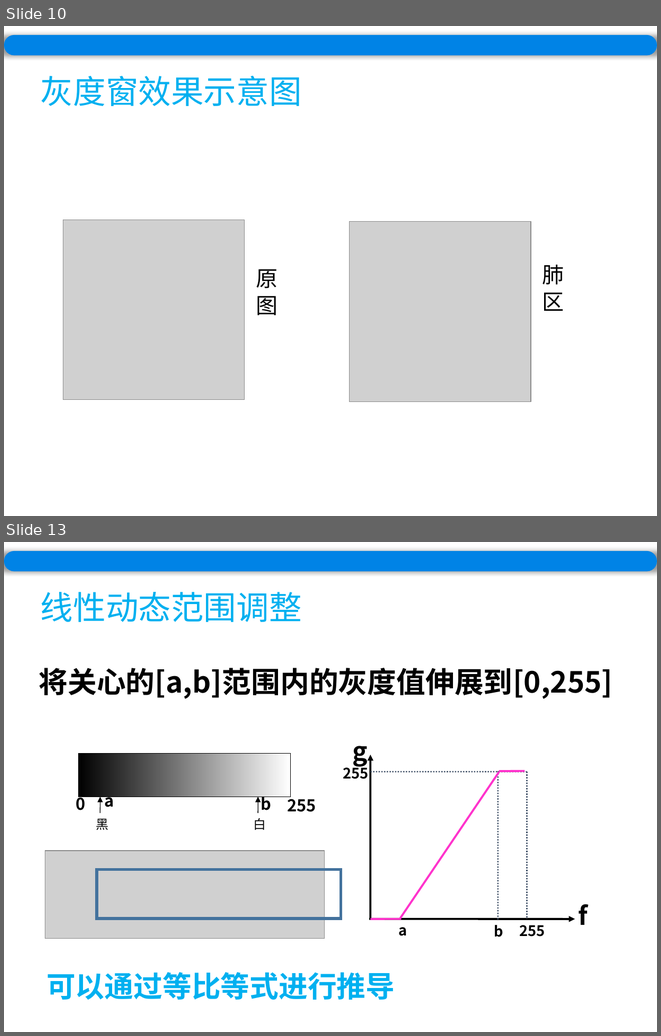
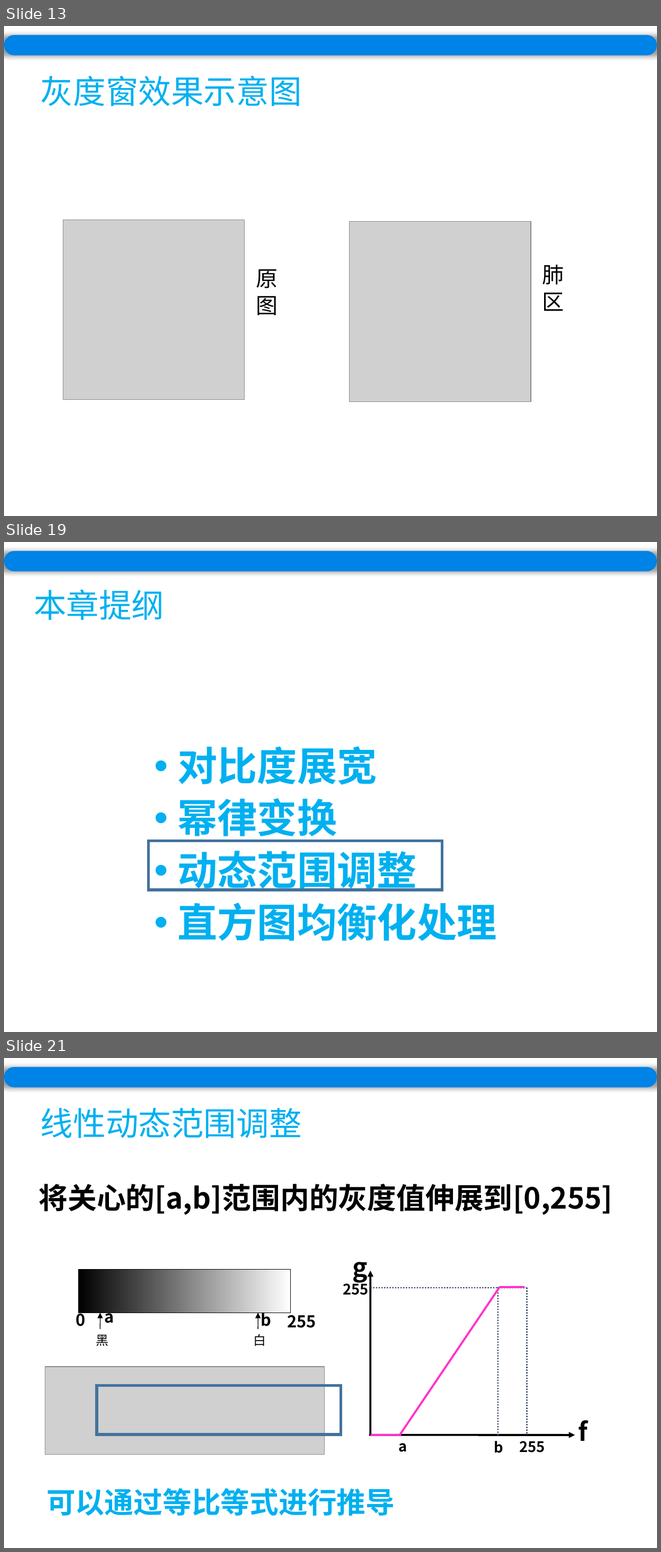
Before and after one commit to wuyirui/wuyirui.github.io, a slide deck: ppt/Chapter3.pptx. Shown one above the other, each under a label of ours: slides 10 and 13 before the commit, slides 13, 19 and 21 after it; the slides between them are not shown. The pictures are 661x1036 and 661x1552 pixels, drawn with LibreOffice and Linux fonts; fonts in the diff are those of the drawing; grey boxes stand for pictures. Boxes give left, top, right and bottom in pixels: in the first picture for what was removed or moved away, otherwise in the second. Text is boxed around its words. In the diff, an @@ line names an element or a change of style, - is before the commit and + after.

```diff
--- a/ppt/Chapter3.pptx
+++ b/ppt/Chapter3.pptx
@@ slide 19 added at <box>4,542,657,1032</box>, background #FFFFFF @@
@@ rounded rectangle added at <box>4,551,657,571</box>, fill #0083E6 @@
@@ text added at <box>34,589,164,620</box>, 36 pt, text #00B0F0 @@
+本章提纲
@@ text added at <box>177,746,496,941</box>, 44 pt, text #00B0F0, bold @@
+• 对比度展宽
+• 幂律变换
+• 动态范围调整
+• 直方图均衡化处理
@@ rectangle added at <box>148,840,442,889</box>, outline #43739E 3 pt @@
@@ what was slide 10 is now slide 13 @@
@@ what was slide 13 is now slide 21 @@
```
Also in this commit, not shown: 5 slides changed, 7 other slides added, 11 other files.
